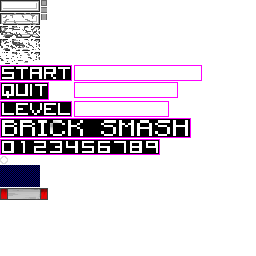
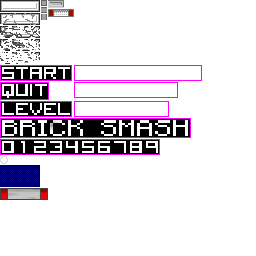
Layer changes from the first 256 x 256 image to the second:
painted on "Layer" over [48, 0, 74, 17]
